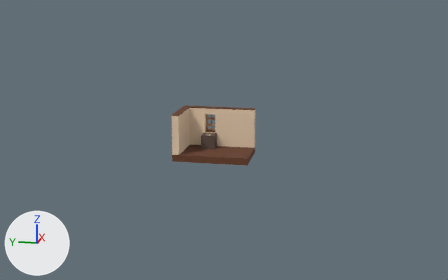
The Blender file blender_files/room.blend, before and after one commit.
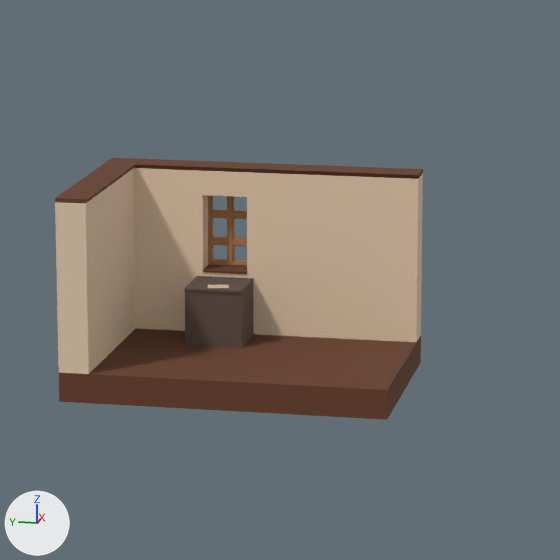
Each version appears first whole from a 50 mm camera at (-11.2, -2.33, 3.11) aimed at (0.29, -0.04, 0.24), and next in a close-up on the part from 35% to 64% of the width and 25% to 71% of the height. Lighting does not change. The marker at lower left points along +X, +Y and +Z.

Objects in the first close-up: 'Cube', 'ceiling', 'cuboard', 'letter', 'walls', 'window'.
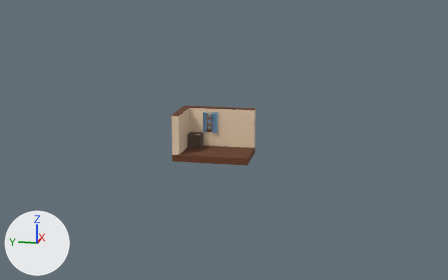
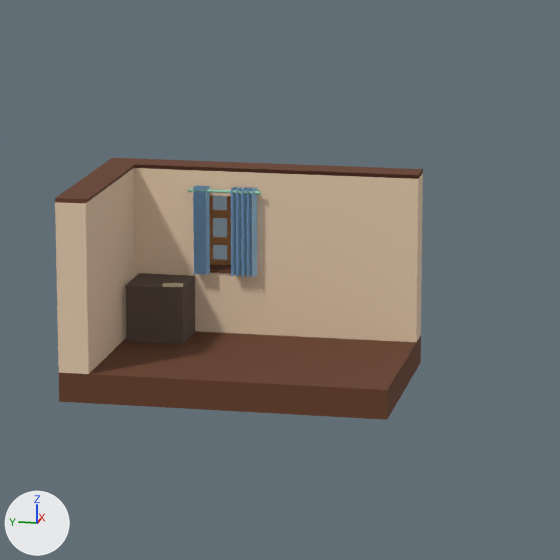
Boxes [x1, y1, x2, y2] around the edits, measured in the close-ups (560 x 560 px):
'cuboard', moved
    before: [184, 276, 254, 348]
    after: [125, 273, 195, 345]
'curtains', added (blue)
    after: [193, 185, 257, 278]
'curtain-pole', added
    after: [188, 188, 261, 195]
'letter', moved
    before: [208, 285, 229, 288]
    after: [162, 283, 183, 287]

The change, as a list of edits to the scene's bpy script:
```text
Add mat_curtains:
    mat_curtains = principled_material('Curtains')
    mat_curtains.base_color = (0.327, 0.561, 0.8)  # blue #9bc5e7
    mat_curtains.roughness = 1.0
Add mat_curtain_pole:
    mat_curtain_pole = principled_material('Curtain pole')
    mat_curtain_pole.base_color = (0.355, 0.665, 0.477)  # green #a1d5b8
    mat_curtain_pole.roughness = 1.0
Add me_plane_001:
    me_plane_001.from_pydata(...)  # 40 vertices, 18 faces; spans x -0.025..0.028, y -0.143..0.138, z -0.385..0.02
    me_plane_001.materials.append(mat_curtains)  # blue #9bc5e7
Add me_cylinder:
    me_cylinder.from_pydata(...)  # 352 vertices, 322 faces; spans x -0.011..0.037, y -0.011..0.011, z -0.165..0.165
    me_cylinder.materials.append(mat_curtain_pole)  # green #a1d5b8
Change ob_cuboard:
    ob_cuboard.location: (0.0, 0.0, 0.0) -> (0.0, 0.271, 0.0)
Change ob_letter:
    ob_letter.location: (0.0, 0.0, 0.0) -> (-0.011, 0.205, 0.0)
Add ob_curtains:
    ob_curtains = bpy.data.objects.new('curtains', me_plane_001)
    ob_curtains.parent = ob_curtain_pole
    ob_curtains.matrix_parent_inverse = Matrix(((1.0, 0.0, 0.0, -0.473), (0.0, 0.0, 1.0, -0.716), (0.0, -1.0, 0.0, 0.275), (0.0, 0.0, 0.0, 1.0)))
    ob_curtains.location = (0.473, 0.275, 0.716)
Add ob_curtain_pole:
    ob_curtain_pole = bpy.data.objects.new('curtain-pole', me_cylinder)
    ob_curtain_pole.location = (0.473, 0.275, 0.716)
    ob_curtain_pole.rotation_euler = (1.571, 0.0, 0.0)  # degrees (90, 0, 0)
```
